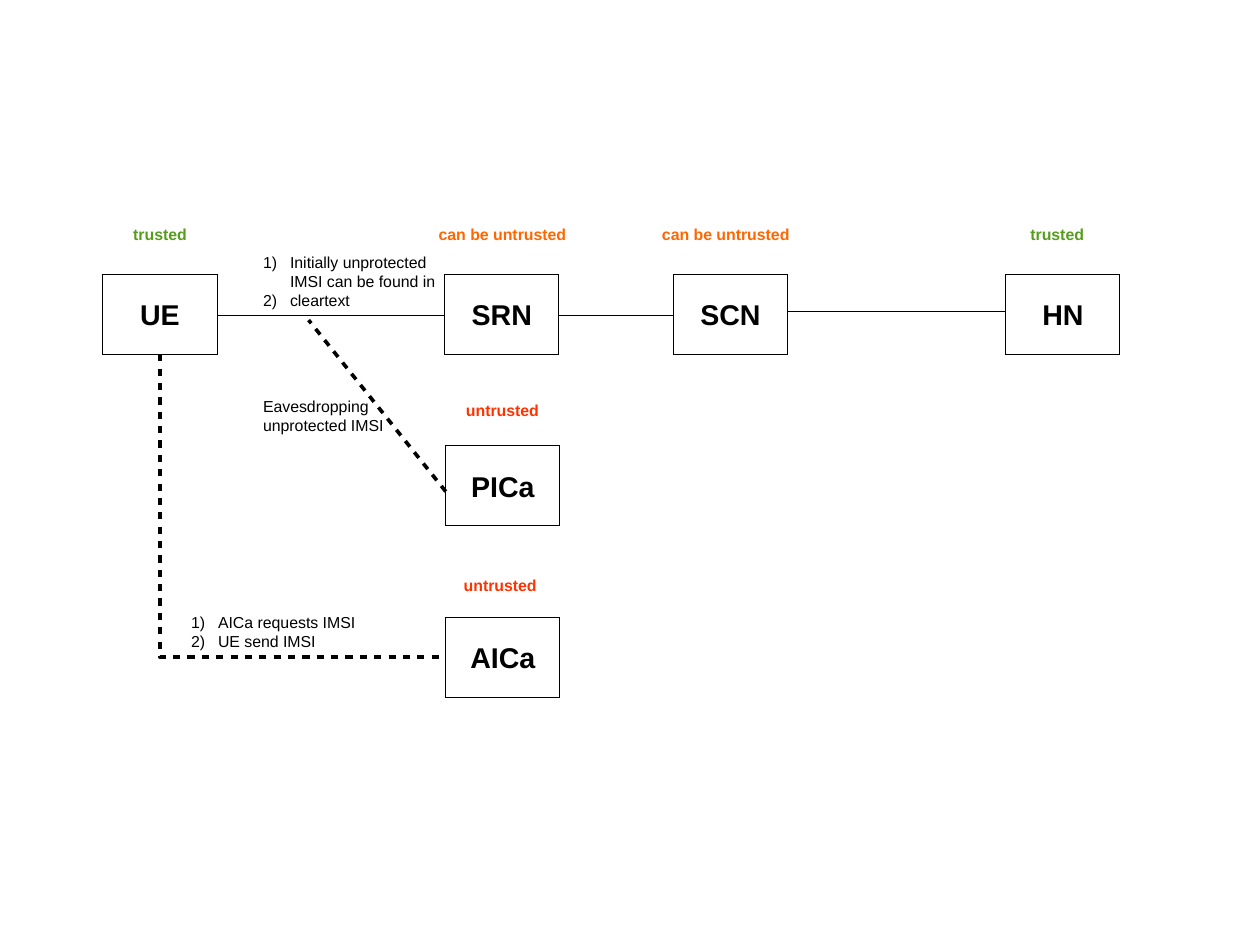
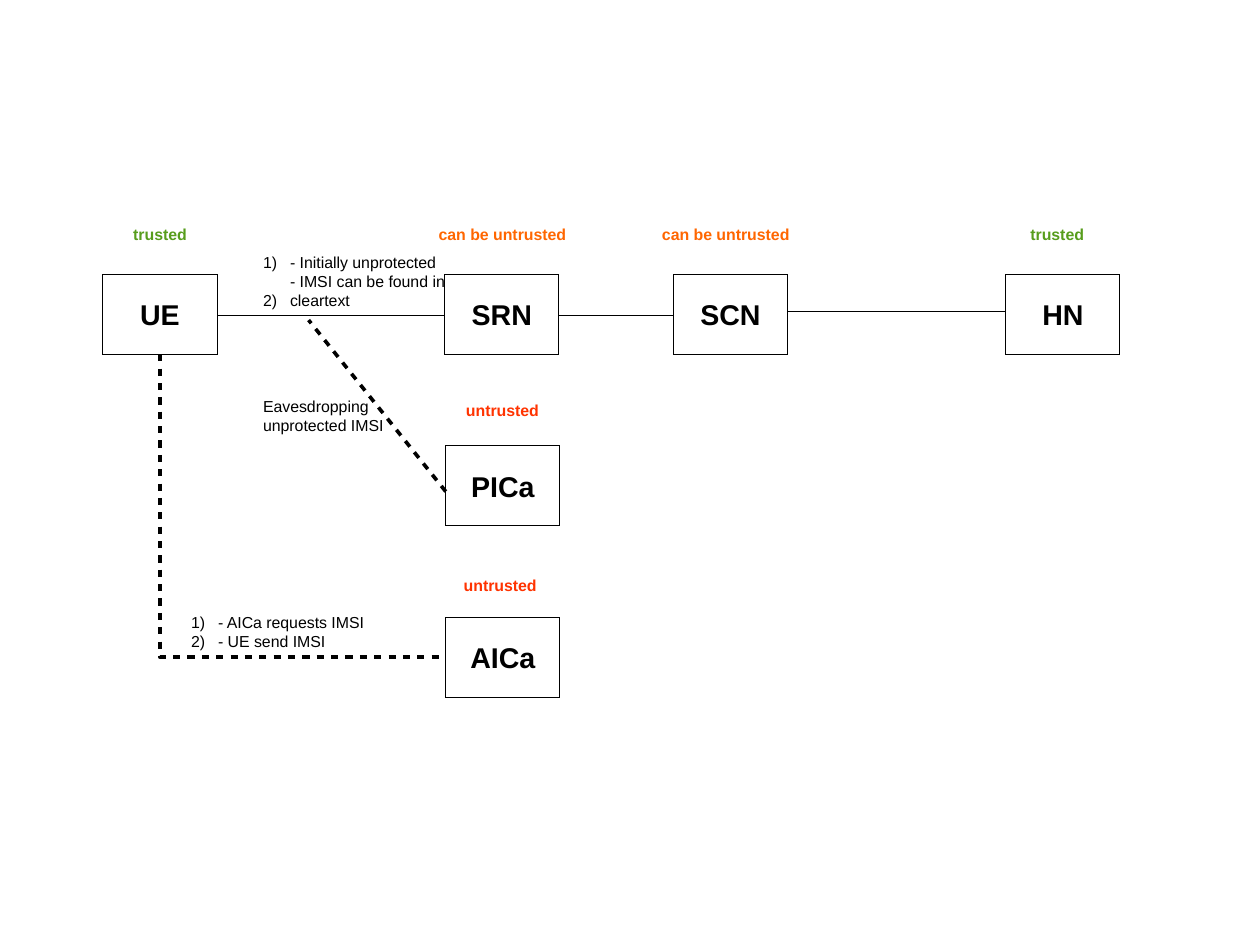
Before and after one commit to mdmohsinalikhan/5G, a slide deck: slide 1 of IBC/security_architecture_abstraction.odp. Drawn at 1260x945 pixels with LibreOffice and Linux fonts; fonts in the diff are those of the drawing. Boxes give left, top, right and bottom in pixels: in the first picture for what was removed or moved away, otherwise in the second. Text is boxed around its words. In the diff, an @@ line names an element or a change of style, - is before the commit and + after.

```diff
--- a/IBC/security_architecture_abstraction.odp
+++ b/IBC/security_architecture_abstraction.odp
@@ text at <box>300,256,445,291</box>: text changed @@
-1) Initially unprotected
-   IMSI can be found in
+1) - Initially unprotected
+   - IMSI can be found in
@@ text at <box>227,617,363,647</box>: text changed @@
-1) AICa requests IMSI
-2) UE send IMSI
+1) - AICa requests IMSI
+2) - UE send IMSI
```
Also in this commit, not shown: 12 other files.
